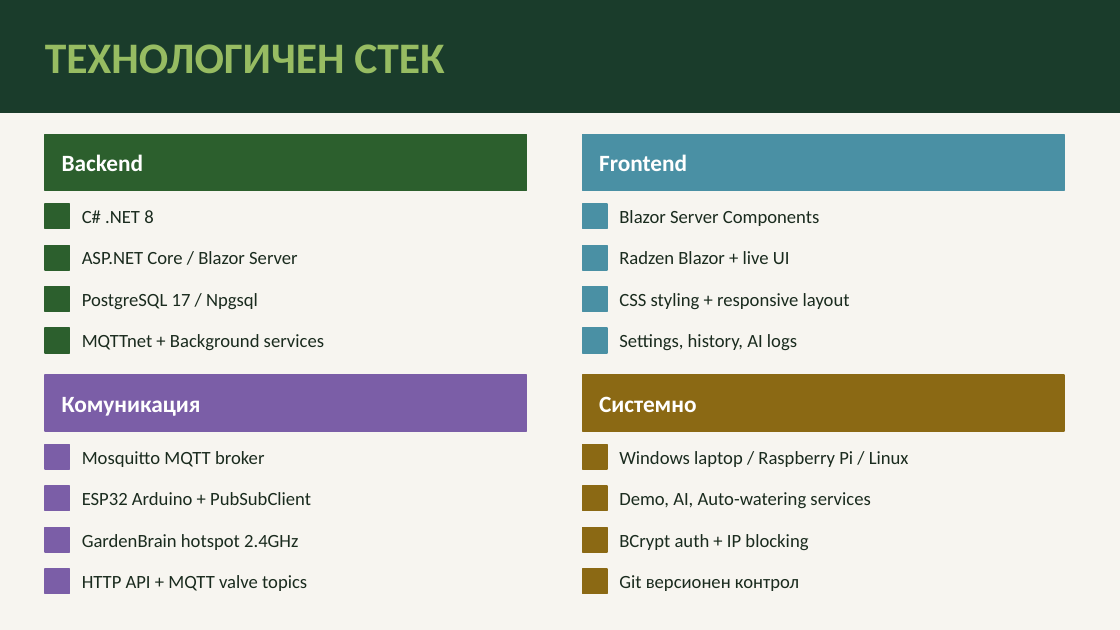
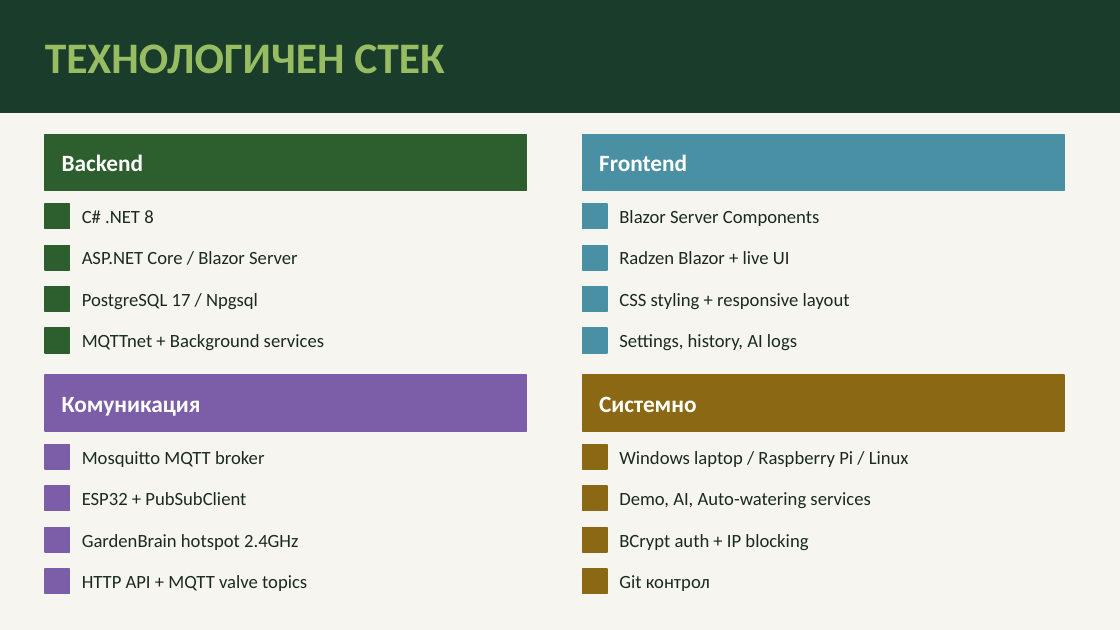
Before and after one commit to FPHAV1S/SmartGarden, a slide deck: slide 6 of SmartGarden_Presentation.pptx. Drawn at 1120x630 pixels with LibreOffice and Linux fonts; fonts in the diff are those of the drawing. Boxes give left, top, right and bottom in pixels: in the first picture for what was removed or moved away, otherwise in the second. Text is boxed around its words. In the diff, an @@ line names an element or a change of style, - is before the commit and + after.

```diff
--- a/SmartGarden_Presentation.pptx
+++ b/SmartGarden_Presentation.pptx
@@ text at bbox=[82, 492, 246, 505]: text changed @@
-ESP32 Arduino + PubSubClient
+ESP32 + PubSubClient
@@ text at bbox=[619, 575, 710, 591]: text changed @@
-Git версионен контрол
+Git контрол
```
Also in this commit, not shown: 6 other slides changed, 23 other files.
